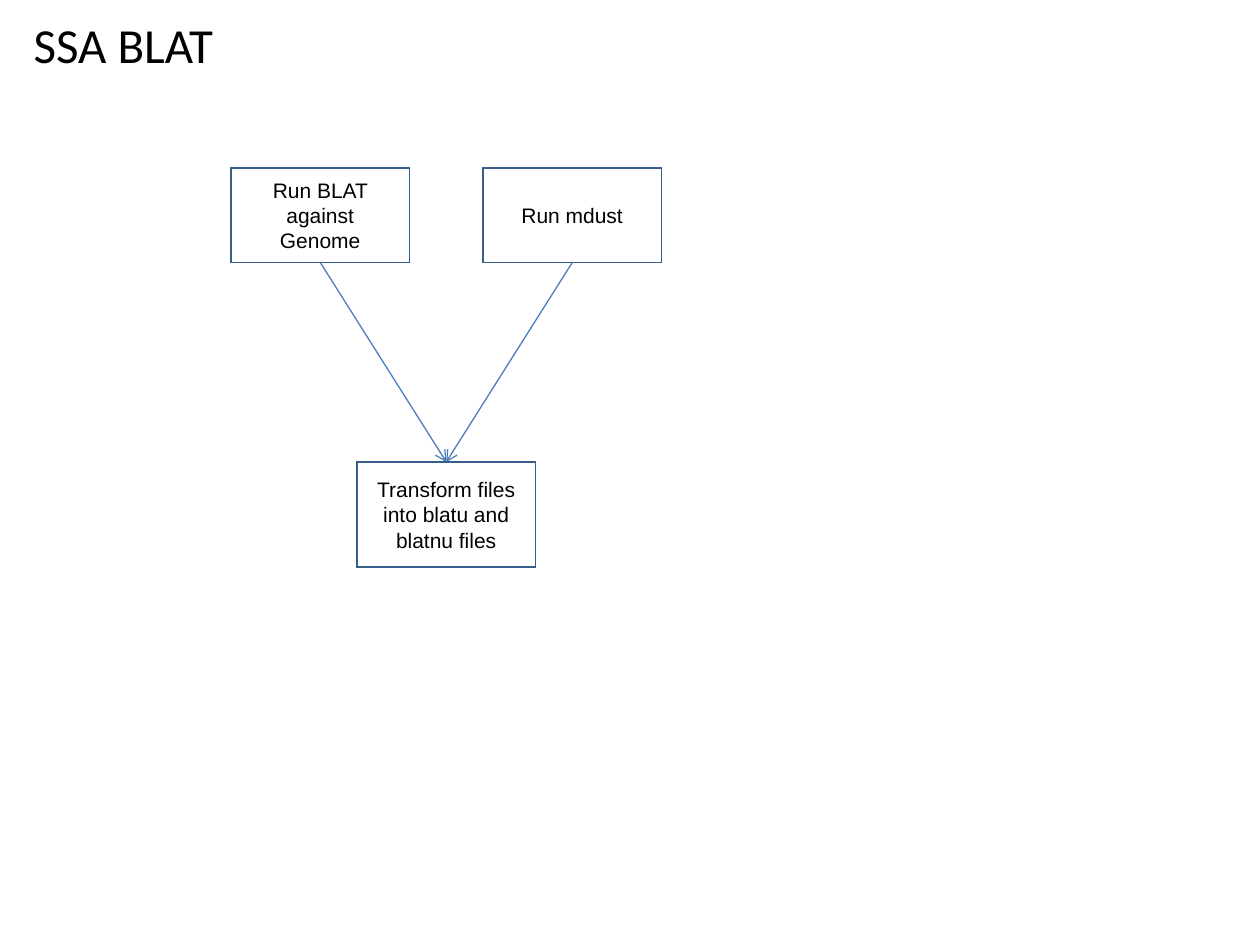
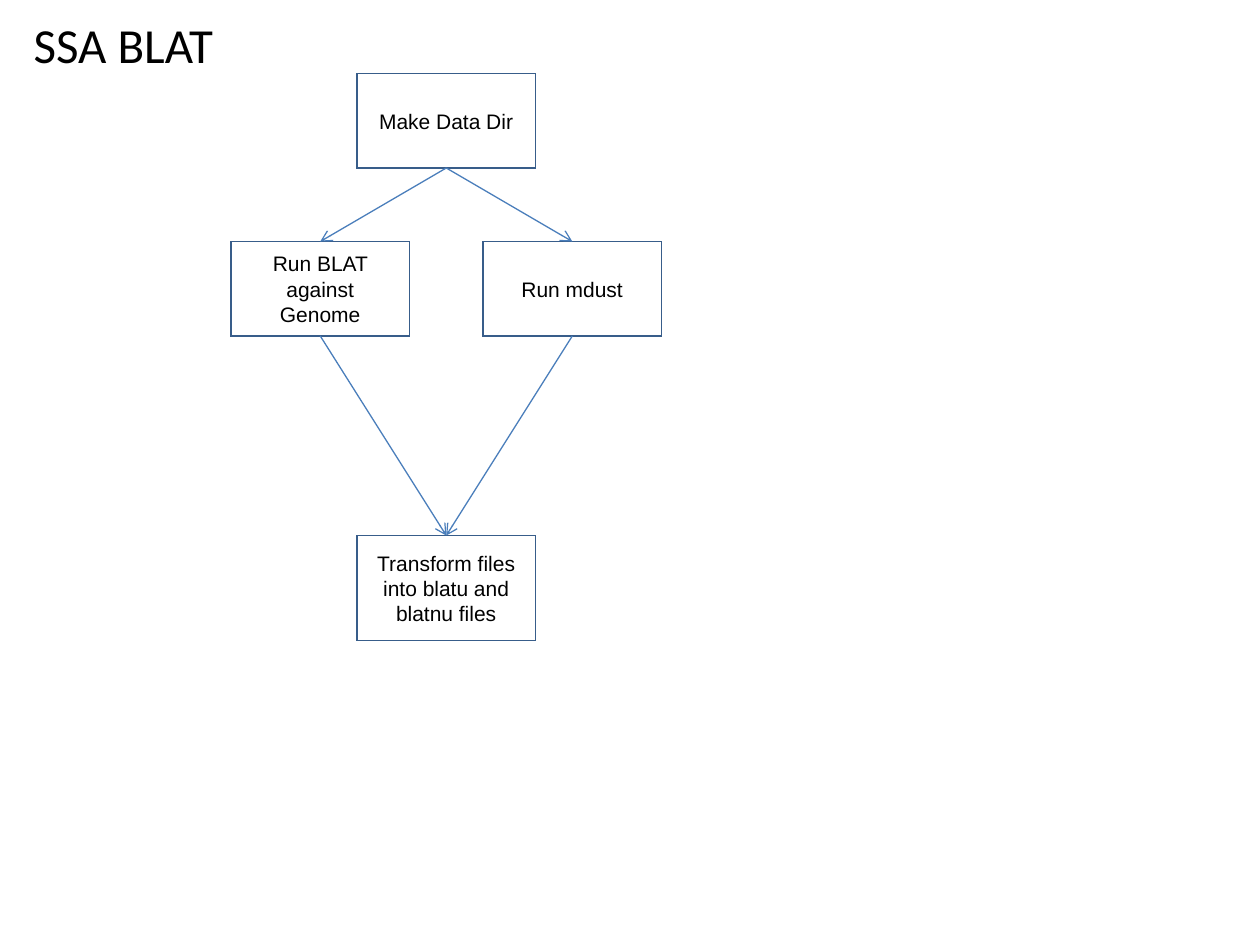
Before and after one commit to VEuPathDB/ApiCommonWorkflow, a slide deck: slide 54 of Main/doc/IntegratedWorkflow.ppt. Drawn at 1260x945 pixels with LibreOffice and Linux fonts; fonts in the diff are those of the drawing. Boxes give left, top, right and bottom in pixels: in the first picture for what was removed or moved away, otherwise in the second. Text is boxed around its words. In the diff, an @@ line names an element or a change of style, - is before the commit and + after.

```diff
--- a/Main/doc/IntegratedWorkflow.ppt
+++ b/Main/doc/IntegratedWorkflow.ppt
@@ rectangle added at (x1=357, y1=73, x2=536, y2=168), outline #385D8A 0.99 pt, 12 pt, text #000000 @@
+Make Data Dir
@@ arrow added from (446, 168) to (320, 242), #4A7EBB 0.74 pt @@
@@ arrow added from (446, 168) to (572, 242), #4A7EBB 0.74 pt @@
@@ 3 rectangles, 2 arrows moved together from (x1=231, y1=168, x2=662, y2=567) to (x1=231, y1=242, x2=662, y2=640) @@
```
Also in this commit, not shown: 5 other slides changed.
